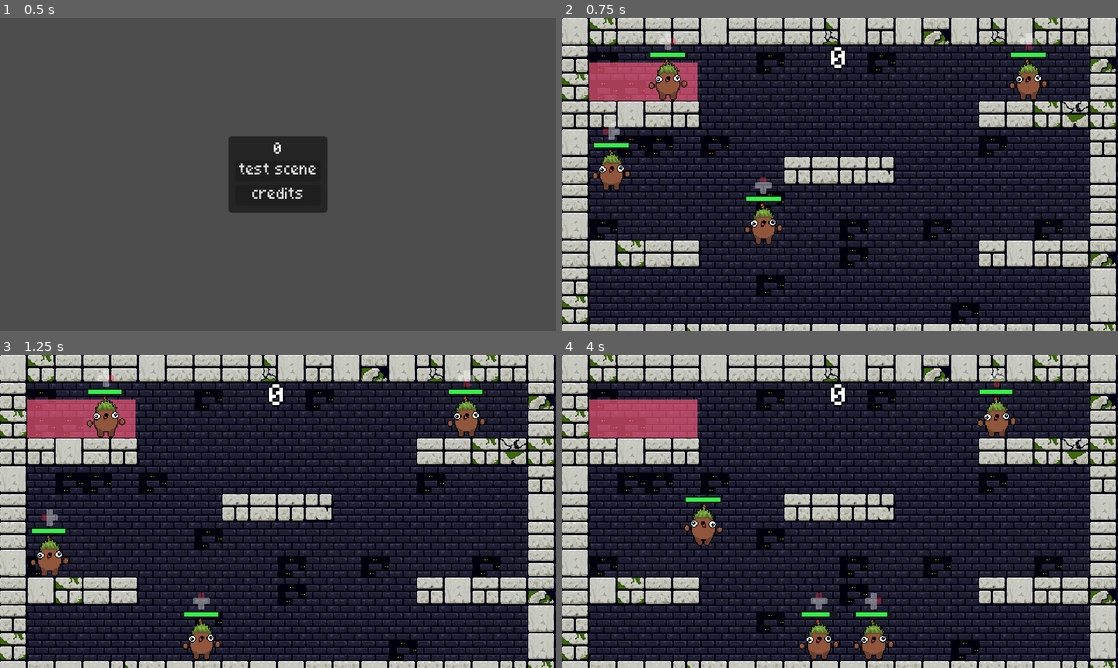
Above: before the commit, frames 1-4 (two rows, left to right).
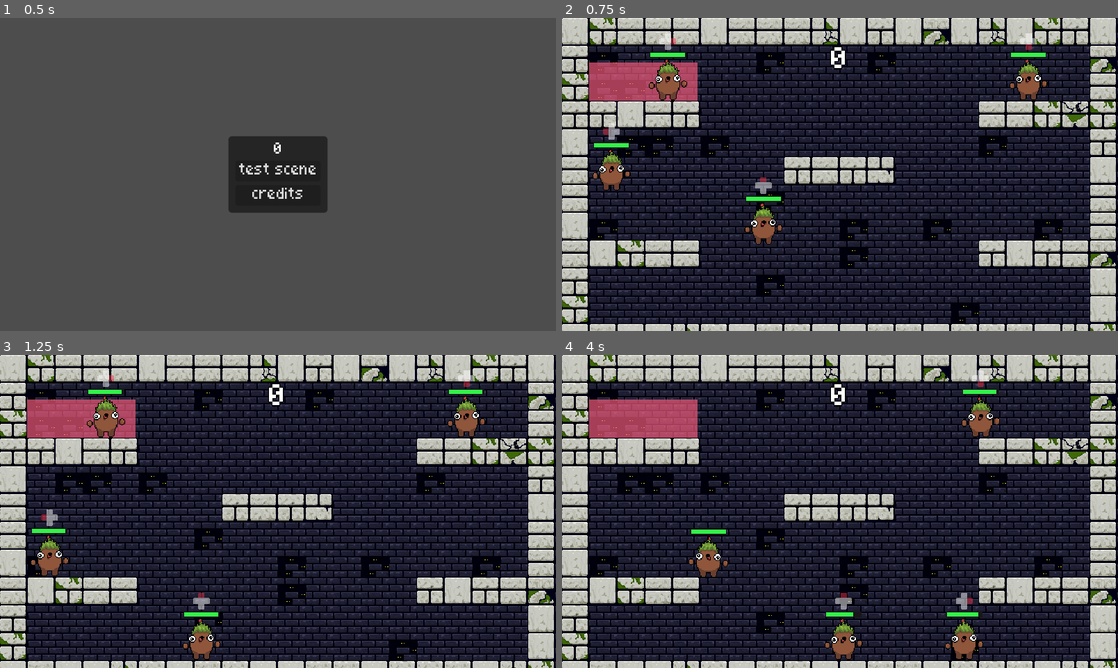
Above: after the commit, the same moments.

Repository: vhoyer/code-for-a-cause
Game: Godot game, scene res://stages/main/main.tscn
Same seed, same stepped clock (60 frames per second), same inputs: the game is played once before the commit and once after it.
Inputs (mouse positions are in pixels of both pictures, inside the frame that each line leads up to):
- Up to frame 1 (0.5 s): no input
- Up to frame 2 (0.75 s): click "test scene" at 0.5 s
- Up to frame 3 (1.25 s): no input
- Up to frame 4 (4 s): move the mouse to (962, 495) at 1.27 s; hold D (right) 1.28-2.78 s; tap 1 (swap_char_1) at 1.35 s; tap Space (jump) at 1.52, 1.82, 2.27, 2.57, 3.77, 3.8 s; tap 2 (swap_char_2) at 1.55, 2.1 s; move the mouse to (728, 527) at 2.02 s; tap 3 (swap_char_3) at 2.3, 2.85 s; move the mouse to (895, 442) at 2.77 s; hold A (left) 2.78-3.53 s; tap 4 (swap_char_4) at 3.05, 3.6 s; move the mouse to (812, 574) at 3.52 s; hold D (right) from 3.53 s (still down)

Frame 1 is identical in both runs. In frame 2, less than 0.1% of the frame differs, in the area x 8-86%, y 6-57%; in frame 3, less than 0.1%; in frame 4, 4.3%, in the area x 22-82%, y 4-98%.

Commit message:
⚗️ Implement hollow knight jump

Diff:
--- a/stages/test_level/joe.gd
+++ b/stages/test_level/joe.gd
@@ -10,6 +10,8 @@
 const JUMP_VELOCITY = -500.0
 
 @export var swap_prompt: Texture2D
+
+@export_enum("jump_king", "hollow_knight") var jump_mode: String
 
 var jump_force_accumulator: float = 0
 @export var gravity_multi_curve: Curve = Curve.new()
@@ -72,13 +74,20 @@
 		delta_since_last_on_floor += delta
 
 	# Handle jump.
-	if can_jump:
+	if can_jump and jump_mode == 'jump_king':
 		if Input.is_action_pressed("jump"):
 			jump_force_accumulator = min(jump_force_accumulator + delta * 10, 1)
 		if Input.is_action_just_released("jump"):
 			velocity.y = JUMP_VELOCITY * jump_force_accumulator
 			jump_force_accumulator = 0
 			jump_count += 1
+	if can_jump and jump_mode == 'hollow_knight':
+		if Input.is_action_just_pressed("jump"):
+			velocity.y = JUMP_VELOCITY
+			jump_count += 1
+	if Input.is_action_just_released("jump"):
+		print(velocity.y)
+		if velocity.y < 0: velocity.y = 0
 
 	# Get the input direction and handle the movement/deceleration.
 	var direction := Input.get_axis("left", "right")
@@ -120,4 +129,4 @@
 		var x when x < (health.max_value / 5):
 			prompt_sprite.modulate.a = 1
 		_:
-			prompt_sprite.modulate.a = 0.4
+			prompt_sprite.modulate.a = 0.5
--- a/stages/test_level/joe.tscn
+++ b/stages/test_level/joe.tscn
@@ -153,6 +153,55 @@
 [sub_resource type="CircleShape2D" id="CircleShape2D_5j8rj"]
 radius = 13.0
 
+[sub_resource type="Animation" id="Animation_25jtd"]
+length = 0.001
+tracks/0/type = "value"
+tracks/0/imported = false
+tracks/0/enabled = true
+tracks/0/path = NodePath("Sprite2D:frame")
+tracks/0/interp = 1
+tracks/0/loop_wrap = true
+tracks/0/keys = {
+"times": PackedFloat32Array(0),
+"transitions": PackedFloat32Array(1),
+"update": 1,
+"values": [0]
+}
+
+[sub_resource type="Animation" id="Animation_5qy3k"]
+resource_name = "air_down"
+length = 0.1
+step = 0.1
+tracks/0/type = "value"
+tracks/0/imported = false
+tracks/0/enabled = true
+tracks/0/path = NodePath("Sprite2D:frame")
+tracks/0/interp = 1
+tracks/0/loop_wrap = true
+tracks/0/keys = {
+"times": PackedFloat32Array(0),
+"transitions": PackedFloat32Array(1),
+"update": 1,
+"values": [50]
+}
+
+[sub_resource type="Animation" id="Animation_p32oh"]
+resource_name = "air_up"
+length = 0.1
+step = 0.1
+tracks/0/type = "value"
+tracks/0/imported = false
+tracks/0/enabled = true
+tracks/0/path = NodePath("Sprite2D:frame")
+tracks/0/interp = 1
+tracks/0/loop_wrap = true
+tracks/0/keys = {
+"times": PackedFloat32Array(0),
+"transitions": PackedFloat32Array(1),
+"update": 1,
+"values": [40]
+}
+
 [sub_resource type="Animation" id="Animation_7ds3i"]
 resource_name = "idle"
 length = 0.8
@@ -171,21 +220,6 @@
 "values": [0, 1, 2, 3]
 }
 
-[sub_resource type="Animation" id="Animation_25jtd"]
-length = 0.001
-tracks/0/type = "value"
-tracks/0/imported = false
-tracks/0/enabled = true
-tracks/0/path = NodePath("Sprite2D:frame")
-tracks/0/interp = 1
-tracks/0/loop_wrap = true
-tracks/0/keys = {
-"times": PackedFloat32Array(0),
-"transitions": PackedFloat32Array(1),
-"update": 1,
-"values": [0]
-}
-
 [sub_resource type="Animation" id="Animation_25ypl"]
 resource_name = "jump_winding"
 length = 0.2
@@ -203,40 +237,6 @@
 "values": [30, 30]
 }
 
-[sub_resource type="Animation" id="Animation_p32oh"]
-resource_name = "air_up"
-length = 0.1
-step = 0.1
-tracks/0/type = "value"
-tracks/0/imported = false
-tracks/0/enabled = true
-tracks/0/path = NodePath("Sprite2D:frame")
-tracks/0/interp = 1
-tracks/0/loop_wrap = true
-tracks/0/keys = {
-"times": PackedFloat32Array(0),
-"transitions": PackedFloat32Array(1),
-"update": 1,
-"values": [40]
-}
-
-[sub_resource type="Animation" id="Animation_5qy3k"]
-resource_name = "air_down"
-length = 0.1
-step = 0.1
-tracks/0/type = "value"
-tracks/0/imported = false
-tracks/0/enabled = true
-tracks/0/path = NodePath("Sprite2D:frame")
-tracks/0/interp = 1
-tracks/0/loop_wrap = true
-tracks/0/keys = {
-"times": PackedFloat32Array(0),
-"transitions": PackedFloat32Array(1),
-"update": 1,
-"values": [50]
-}
-
 [sub_resource type="Animation" id="Animation_qamym"]
 resource_name = "landing"
 length = 0.2
@@ -252,6 +252,40 @@
 "transitions": PackedFloat32Array(1, 1),
 "update": 1,
 "values": [60, 61]
+}
+
+[sub_resource type="Animation" id="Animation_t7rfs"]
+resource_name = "turn_left"
+length = 0.001
+step = 0.1
+tracks/0/type = "value"
+tracks/0/imported = false
+tracks/0/enabled = true
+tracks/0/path = NodePath("Sprite2D:flip_h")
+tracks/0/interp = 1
+tracks/0/loop_wrap = true
+tracks/0/keys = {
+"times": PackedFloat32Array(0),
+"transitions": PackedFloat32Array(1),
+"update": 1,
+"values": [true]
+}
+
+[sub_resource type="Animation" id="Animation_obhil"]
+resource_name = "turn_right"
+length = 0.001
+step = 0.1
+tracks/0/type = "value"
+tracks/0/imported = false
+tracks/0/enabled = true
+tracks/0/path = NodePath("Sprite2D:flip_h")
+tracks/0/interp = 1
+tracks/0/loop_wrap = true
+tracks/0/keys = {
+"times": PackedFloat32Array(0),
+"transitions": PackedFloat32Array(1),
+"update": 1,
+"values": [false]
 }
 
 [sub_resource type="Animation" id="Animation_tkweh"]
@@ -270,40 +304,6 @@
 "transitions": PackedFloat32Array(1, 1, 1, 1, 1, 1, 1, 1),
 "update": 1,
 "values": [20, 21, 22, 23, 24, 25, 26, 27]
-}
-
-[sub_resource type="Animation" id="Animation_obhil"]
-resource_name = "turn_right"
-length = 0.001
-step = 0.1
-tracks/0/type = "value"
-tracks/0/imported = false
-tracks/0/enabled = true
-tracks/0/path = NodePath("Sprite2D:flip_h")
-tracks/0/interp = 1
-tracks/0/loop_wrap = true
-tracks/0/keys = {
-"times": PackedFloat32Array(0),
-"transitions": PackedFloat32Array(1),
-"update": 1,
-"values": [false]
-}
-
-[sub_resource type="Animation" id="Animation_t7rfs"]
-resource_name = "turn_left"
-length = 0.001
-step = 0.1
-tracks/0/type = "value"
-tracks/0/imported = false
-tracks/0/enabled = true
-tracks/0/path = NodePath("Sprite2D:flip_h")
-tracks/0/interp = 1
-tracks/0/loop_wrap = true
-tracks/0/keys = {
-"times": PackedFloat32Array(0),
-"transitions": PackedFloat32Array(1),
-"update": 1,
-"values": [true]
 }
 
 [sub_resource type="AnimationLibrary" id="AnimationLibrary_e4h7a"]
@@ -393,22 +393,26 @@
 advance_mode = 2
 advance_condition = &"landing"
 
+[sub_resource type="AnimationNodeStateMachineTransition" id="AnimationNodeStateMachineTransition_gl6ao"]
+advance_mode = 2
+advance_condition = &"jumping"
+
 [sub_resource type="AnimationNodeStateMachine" id="AnimationNodeStateMachine_qlteu"]
 states/Start/position = Vector2(89, 117)
 states/air_anim/node = SubResource("AnimationNodeBlendSpace1D_t31mw")
 states/air_anim/position = Vector2(391, -99)
 states/air_down/node = SubResource("AnimationNodeAnimation_r7kvw")
-states/air_down/position = Vector2(476, -5)
+states/air_down/position = Vector2(547, -5)
 states/idle/node = SubResource("AnimationNodeAnimation_xd0px")
-states/idle/position = Vector2(451, 118)
+states/idle/position = Vector2(391, 117)
 states/jump_winding/node = SubResource("AnimationNodeAnimation_51fhg")
 states/jump_winding/position = Vector2(239, 10)
 states/landing/node = SubResource("AnimationNodeAnimation_v47fe")
 states/landing/position = Vector2(712, -5)
 states/walk/node = SubResource("AnimationNodeAnimation_rdk78")
 states/walk/position = Vector2(614, 115)
-transitions = ["Start", "idle", SubResource("AnimationNodeSt …(771 unchanged characters)… mationNodeStateMachineTransition_kcluh")]
-graph_offset = Vector2(-171, -140)
+transitions = ["Start", "idle", SubResource("AnimationNodeSt …(771 unchanged characters)… mationNodeStateMachineTransition_kcluh"), "idle", "air_anim", SubResource("AnimationNodeStateMachineTransition_gl6ao")]
+graph_offset = Vector2(-153, -107)
 
 [sub_resource type="AnimationNodeAnimation" id="AnimationNodeAnimation_o84sr"]
 animation = &"turn_left"
@@ -423,7 +427,7 @@
 blend_point_1/pos = 1.0
 
 [sub_resource type="AnimationNodeBlendTree" id="AnimationNodeBlendTree_3vjla"]
-graph_offset = Vector2(-784.85, 38.709)
+graph_offset = Vector2(-987, 105)
 nodes/Add2/node = SubResource("AnimationNodeAdd2_u3u31")
 nodes/Add2/position = Vector2(-20, 160)
 nodes/StateMachine/node = SubResource("AnimationNodeStateMachine_qlteu")
@@ -437,6 +441,7 @@
 collision_layer = 3
 script = ExtResource("1_q8cs5")
 swap_prompt = ExtResource("2_5bmtq")
+jump_mode = "hollow_knight"
 gravity_multi_curve = SubResource("Curve_bg0q3")
 
 [node name="Health" type="ProgressBar" parent="."]
@@ -452,7 +457,7 @@
 grow_horizontal = 2
 grow_vertical = 0
 theme_type_variation = &"HealthProgressBar"
-max_value = 12.0
+max_value = 11.0
 value = 10.0
 show_percentage = false
 
--- a/stages/test_level/player.gd
+++ b/stages/test_level/player.gd
@@ -6,7 +6,6 @@
 @export var joe4: CharacterBody2D
 
 var select_joe: CharacterBody2D
-
 
 func _physics_process(delta: float) -> void:
 	process_swap(&'swap_char_1', joe1)
@@ -23,6 +22,7 @@
 		if select_joe:
 			select_joe.prompt_sprite.visible = true
 		select_joe = joe
+		select_joe.velocity.y -= 200
 		select_joe.prompt_sprite.visible = false
 
 func _ready() -> void:
--- a/stages/test_level/test_level.tscn
+++ b/stages/test_level/test_level.tscn
@@ -8,6 +8,7 @@
 [ext_resource type="Texture2D" uid="uid://b7glr27rerlpd" path="res://stages/test_level/assets/xbox_dpad_right.png" id="4_kvrx1"]
 [ext_resource type="Texture2D" uid="uid://dyb5frlkvvxjm" path="res://stages/test_level/assets/xbox_dpad_down.png" id="5_cmhyk"]
 [ext_resource type="Texture2D" uid="uid://ueytf85tlnh1" path="res://stages/test_level/assets/xbox_dpad_left.png" id="6_powd4"]
+[ext_resource type="AudioStream" uid="uid://bxa51v5tt1o27" path="res://stages/test_level/assets/Don't Stop Moving.mp3" id="9_qjq8y"]
 
 [sub_resource type="TileSetAtlasSource" id="TileSetAtlasSource_mjfo7"]
 texture = ExtResource("1_8ygb5")
@@ -113,3 +114,7 @@
 text = "0"
 label_settings = SubResource("LabelSettings_atw4e")
 horizontal_alignment = 1
+
+[node name="Don\'tStopMoving" type="AudioStreamPlayer" parent="."]
+stream = ExtResource("9_qjq8y")
+volume_db = -18.779
Not shown: 1 places in stages/test_level/joe.tscn that only renumber resources
Not shown: 1 places in stages/test_level/test_level.tscn that only renumber resources
